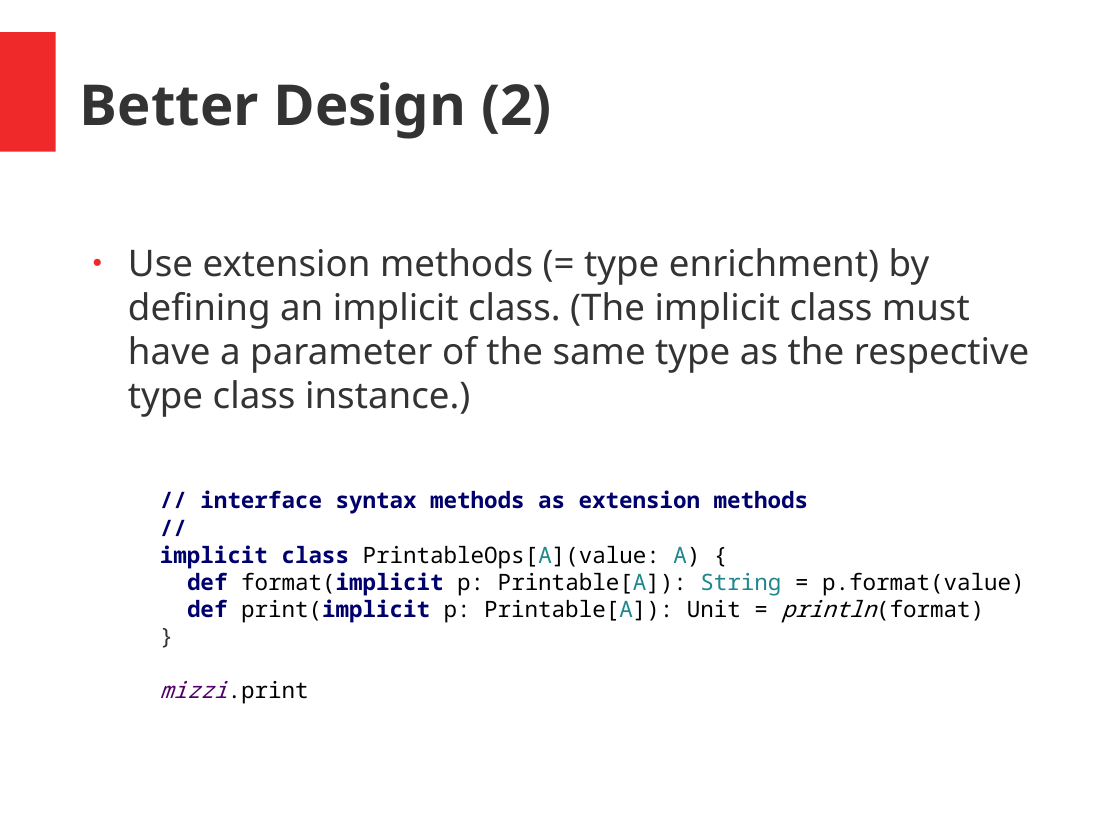
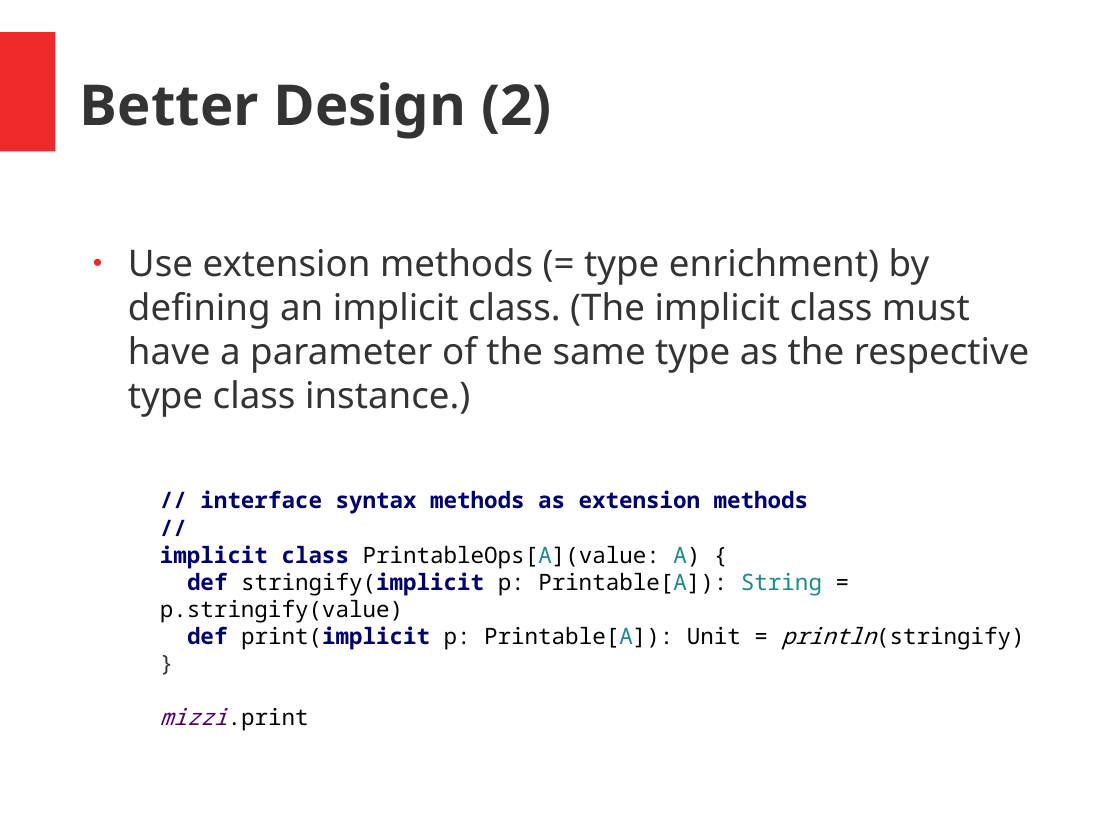
Before and after one commit to hermannhueck/typeclasses, a slide deck: slide 19 of Slides/TypeClasses.pptx (slide 18 before the commit). Drawn at 1120x840 pixels with LibreOffice and Linux fonts; fonts in the diff are those of the drawing. Boxes give left, top, right and bottom in pixels: in the first picture for what was removed or moved away, otherwise in the second. Text is boxed around its words. In the diff, an @@ line names an element or a change of style, - is before the commit and + after.

```diff
--- a/Slides/TypeClasses.pptx
+++ b/Slides/TypeClasses.pptx
@@ text at bbox=[160, 490, 809, 731]: indent changed @@
@@ text at bbox=[160, 572, 1025, 650]: text changed @@
-def format(implicit p: Printable[A]): String = p.format(value)
-def print(implicit p: Printable[A]): Unit = println(format)
+def stringify(implicit p: Printable[A]): String = p.stringify(value)
+def print(implicit p: Printable[A]): Unit = println(stringify)
```
Also in this commit, not shown: 19 other slides changed, 8 slides added, 1 other file.
